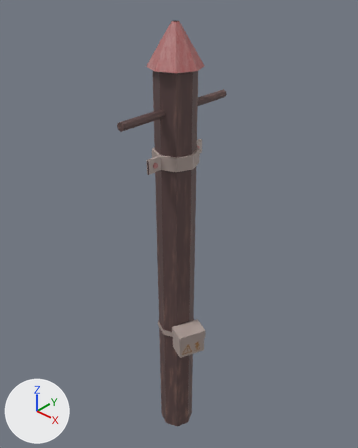
A saved change to the Blender file assets/blender/pylone.blend.
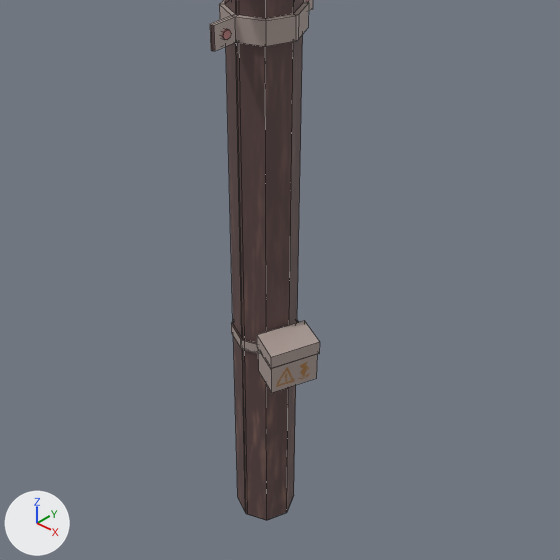
Each version appears first whole from a 50 mm lens placed at (8.56, -9.16, 10.88), pointed at (-0.08, 0.21, 3.47), and next in a close-up on the part from 10% to 93% of the width and 33% to 100% of the height. Lighting does not change. The marker at lower left points along +X, +Y and +Z. The last two pictures show the newer version. The close-ups show mesh edges as thin lines.
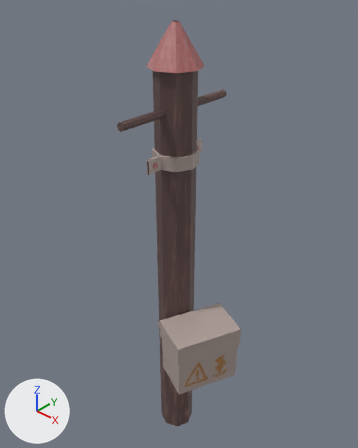
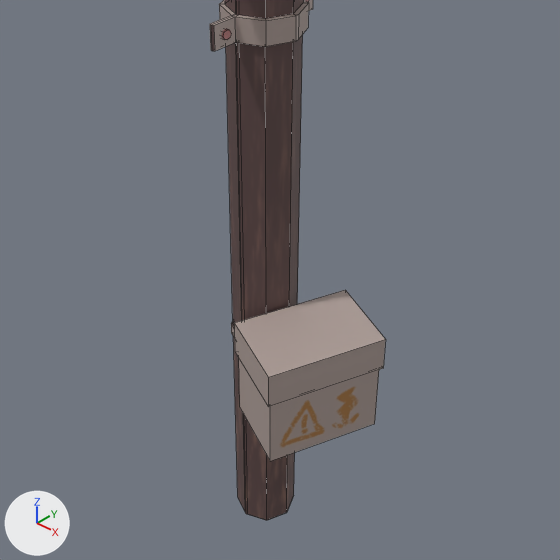
The change in detail:
me_cylinder is used by ob_cylinder; location (0.0, 0.0, 0.0); scale (0.566, 0.566, 8.03).
me_cylinder had 256 vertices, 208 faces and spanned x -1.28..2.19, y -3.36..3.48, z -0.58..1.14.
me_cylinder now has 256 vertices, 208 faces and spans x -1.28..4.03, y -3.36..3.48, z -0.58..1.14.
me_cylinder part 1: the loose piece of 16 vertices spanning x 0.62..2.19, y -1.44..0.41, z -0.07..0.03 is scaled about its middle by 2.32, then moved by (0.8, 0.0, -0.01).

Changed parts and their boxes [x1, y1, x2, y2] in the close-ups (560 x 560 px; the box of a moved part takes in the faces that stretch with it):
'Cylinder', reshaped
    before: [210, 0, 320, 520]
    after: [210, 0, 386, 520]
part 1 of me_cylinder, moved or reshaped
    before: [257, 321, 320, 393]
    after: [234, 290, 386, 461]
